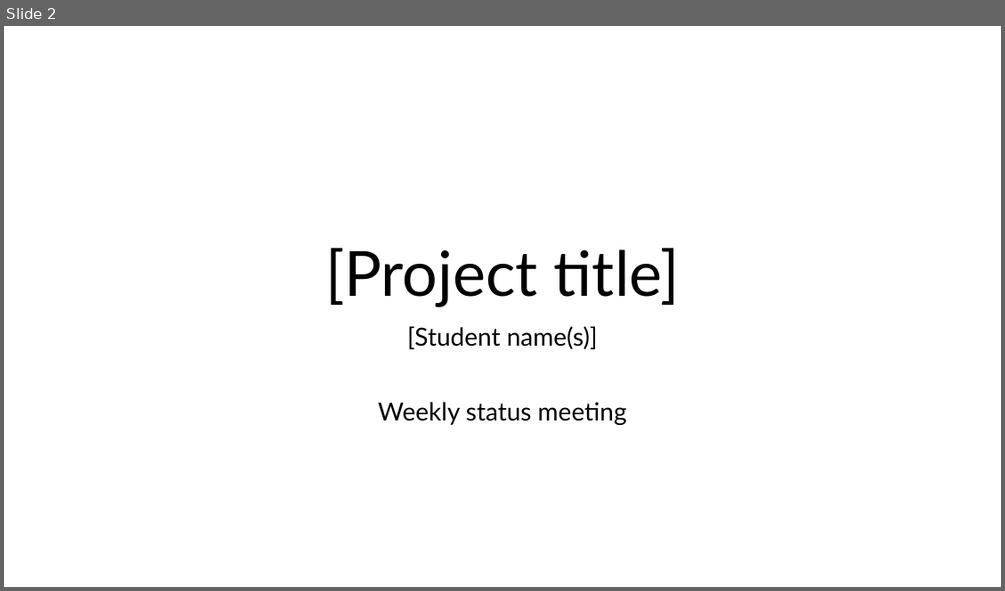
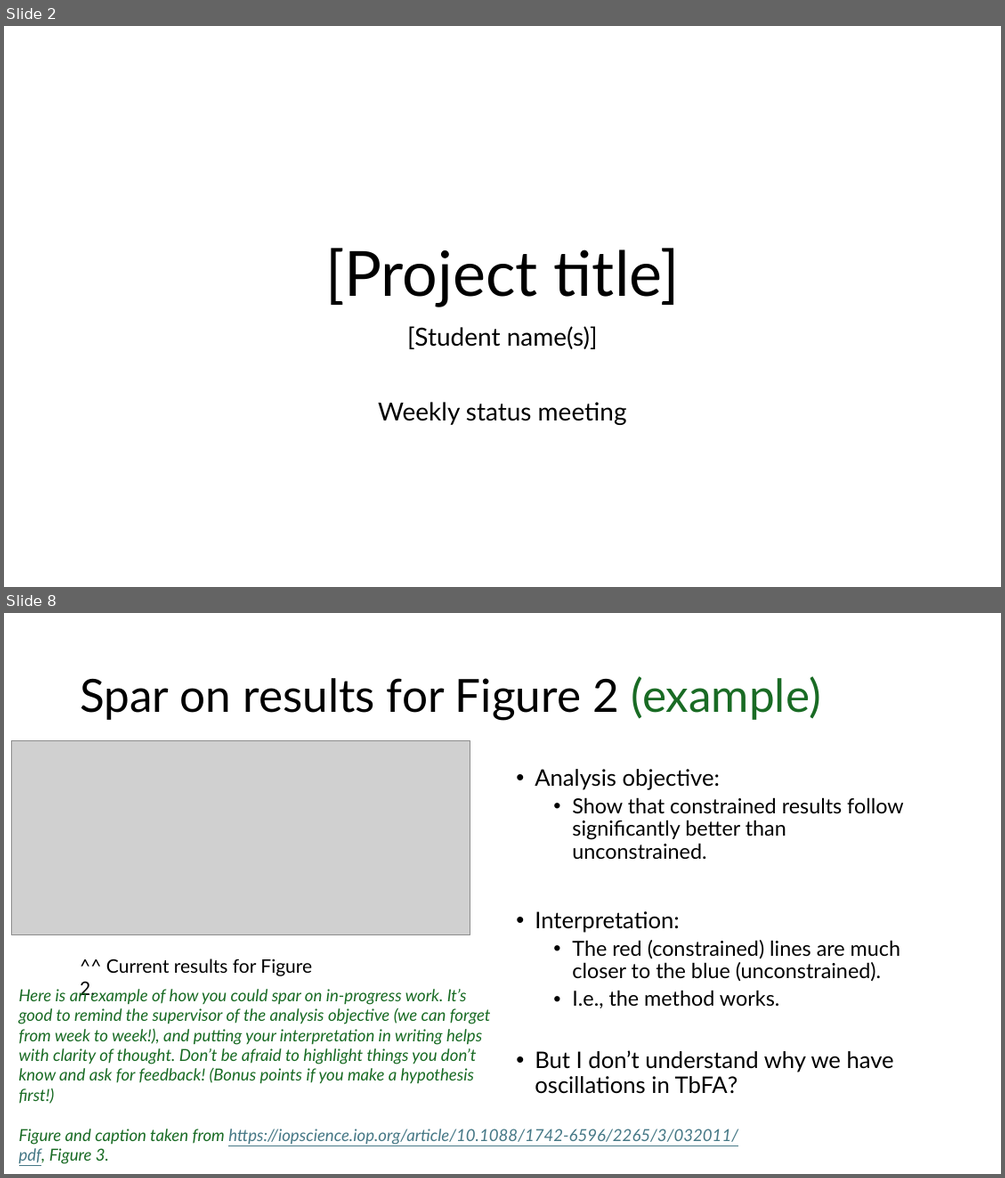
Before and after one commit to jennirinker/projects-with-jenni, a slide deck: docs/source/_static/YYYY.MM.DD_NAME_weekly.pptx. Shown one above the other, each under a label of ours: slide 2 before the commit, slides 2 and 8 after it; the slides between them are not shown. The pictures are 1005x591 and 1005x1178 pixels, drawn with LibreOffice and Linux fonts; fonts in the diff are those of the drawing; grey boxes stand for pictures. Boxes give left, top, right and bottom in pixels: in the first picture for what was removed or moved away, otherwise in the second. Text is boxed around its words. In the diff, an @@ line names an element or a change of style, - is before the commit and + after.

```diff
--- a/docs/source/_static/YYYY.MM.DD_NAME_weekly.pptx
+++ b/docs/source/_static/YYYY.MM.DD_NAME_weekly.pptx
@@ slide 8 added at (4, 613, 1001, 1174), background #FFFFFF @@
@@ title added at (80, 676, 821, 720), 44 pt, text #000000 @@
+Spar on results for Figure 2 (example)
@@ picture added at (11, 741, 470, 934) @@
@@ text added at (534, 769, 903, 1094), 20 pt, text #000000 @@
+• Analysis objective:
+  • Show that constrained results follow significantly better than unconstrained.
+• Interpretation:
+  • The red (constrained) lines are much closer to the blue (unconstrained).
+  • I.e., the method works.
+• But I don’t understand why we have oscillations in TbFA?
@@ text added at (80, 958, 312, 999), 18 pt, text #000000 @@
+^^ Current results for Figure 2.
@@ text added at (19, 988, 738, 1164), 16 pt, text #196B24, italic @@
+Here is an example of how you could spar on in-progress work. It’s
+good to remind the supervisor of the analysis objective (we can forget
+from week to week!), and putting your interpretation in writing helps
+with clarity of thought. Don’t be afraid to highlight things you don’t
+know and ask for feedback! (Bonus points if you make a hypothesis
+first!)
+Figure and caption taken from https://iopscience.iop.org/article/10.1088/1742-6596/2265/3/032011/pdf, Figure 3.
```
Also in this commit, not shown: 1 slide changed, 5 other slides added, 5 slides removed.
